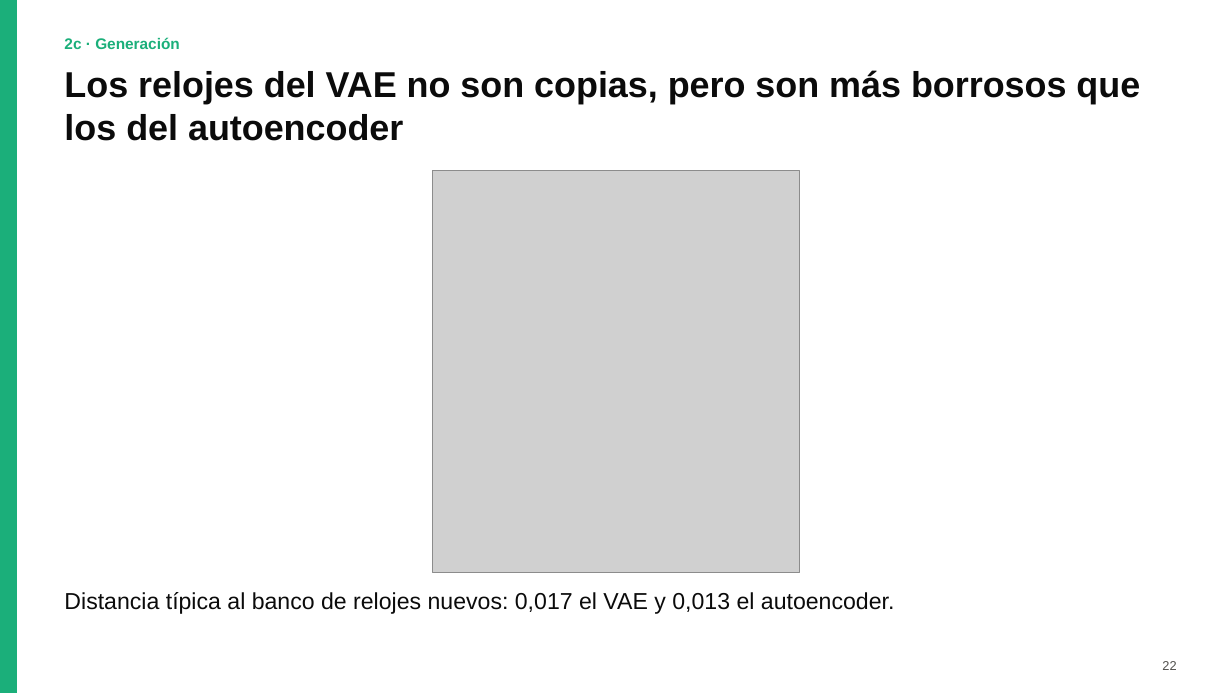
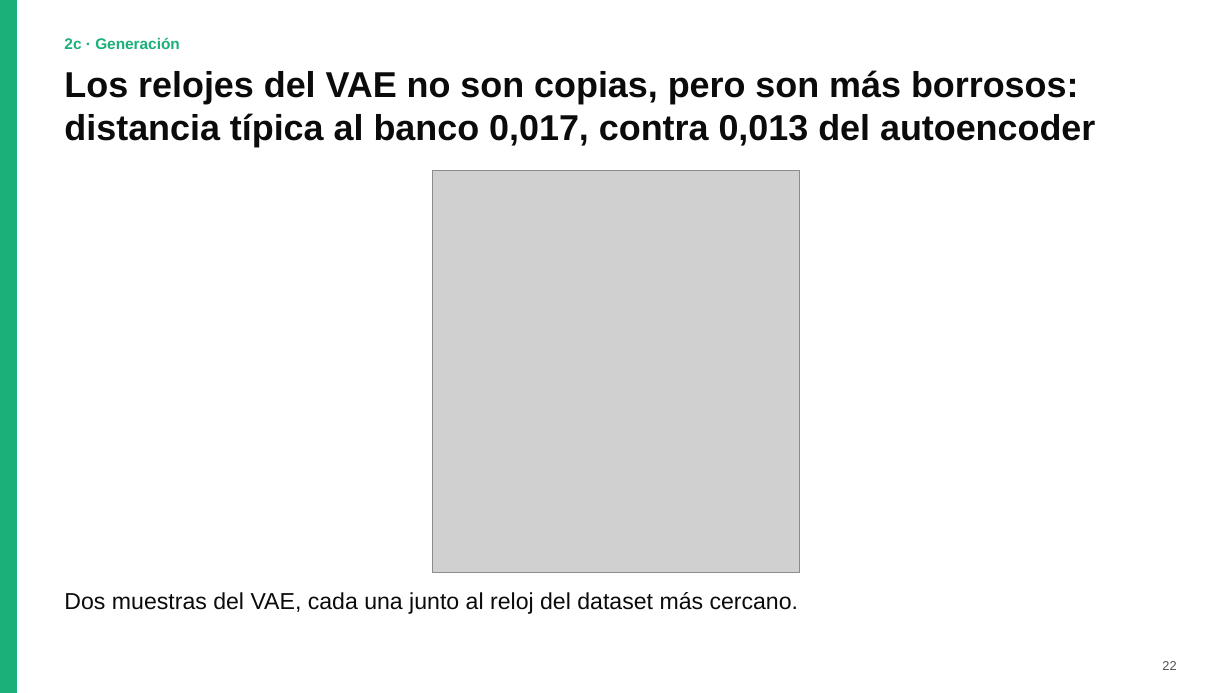
Before and after one commit to AgusBrunero/SIA-Grupo-8, a slide deck: slide 22 of TP5/docs/presentacion/TP5_Grupo8.pptx. Drawn at 1232x693 pixels with LibreOffice and Linux fonts; fonts in the diff are those of the drawing; grey boxes stand for pictures. Boxes give left, top, right and bottom in pixels: in the first picture for what was removed or moved away, otherwise in the second. Text is boxed around its words. In the diff, an @@ line names an element or a change of style, - is before the commit and + after.

```diff
--- a/TP5/docs/presentacion/TP5_Grupo8.pptx
+++ b/TP5/docs/presentacion/TP5_Grupo8.pptx
@@ text at <box>64,70,1095,147</box>: text changed @@
-Los relojes del VAE no son copias, pero son más borrosos que los del autoencoder
+Los relojes del VAE no son copias, pero son más borrosos: distancia típica al banco 0,017, contra 0,013 del autoencoder
@@ text at <box>64,592,799,614</box>: text changed @@
-Distancia típica al banco de relojes nuevos: 0,017 el VAE y 0,013 el autoencoder.
+Dos muestras del VAE, cada una junto al reloj del dataset más cercano.
```
Also in this commit, not shown: 2 other slides changed, 17 other files.
